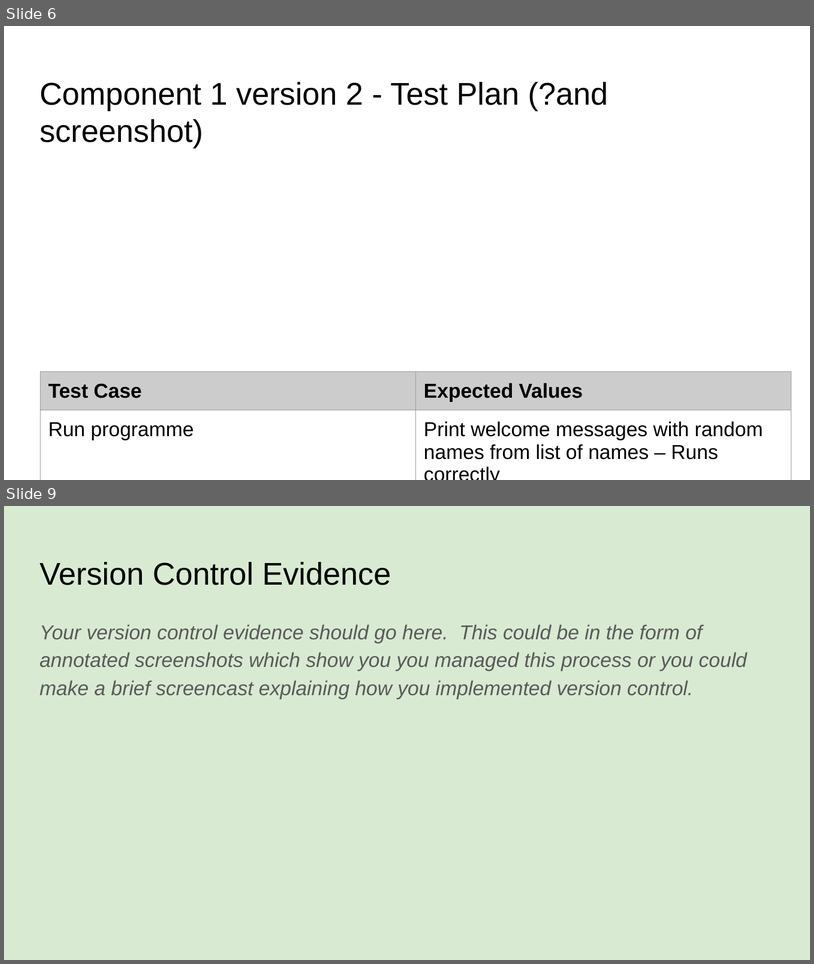
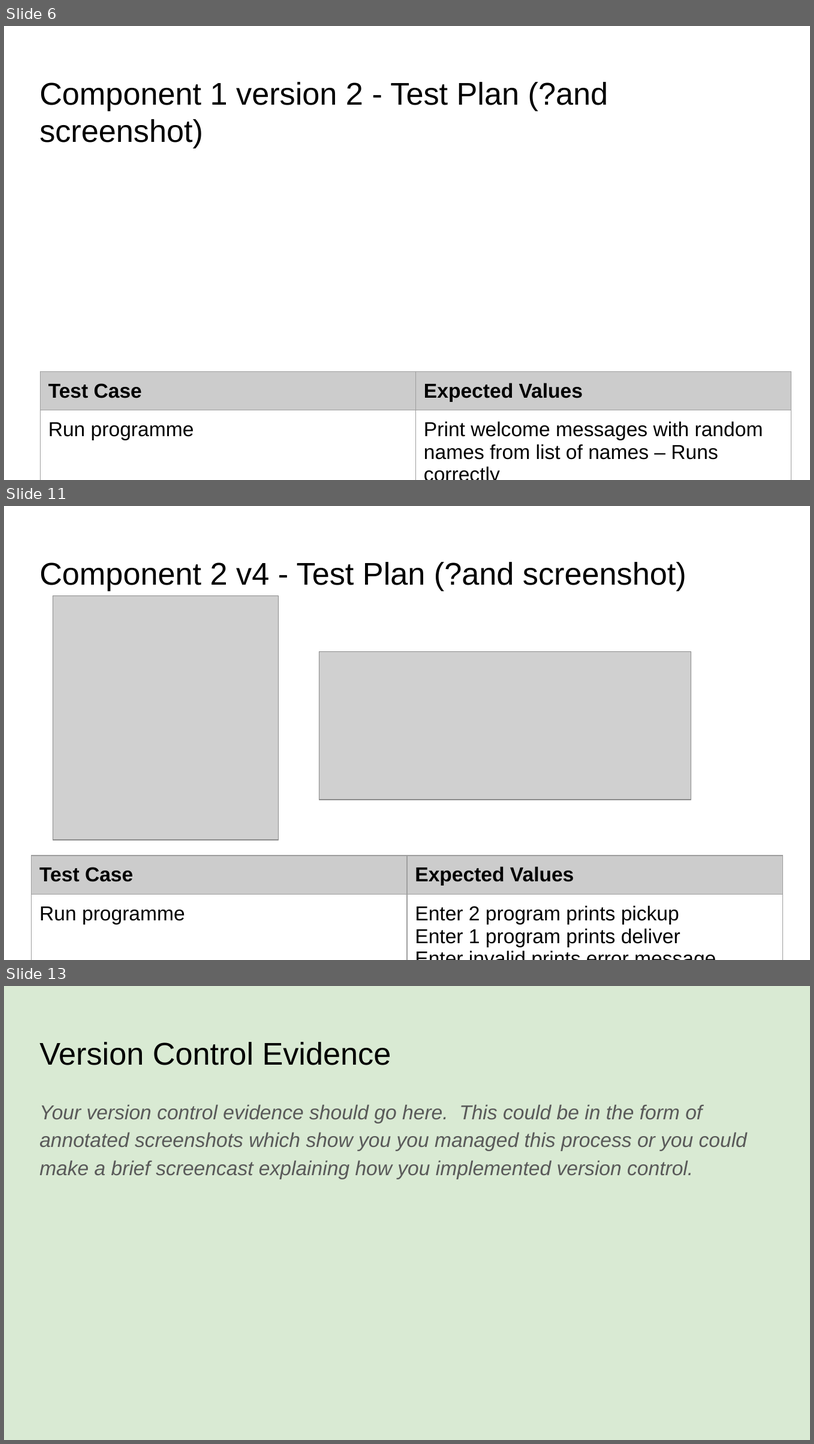
Before and after one commit to Joemamasahbsdh/pizza.bot, a slide deck: 022_91893+_+91897+Documentation.pptx. Shown one above the other, each under a label of ours: slides 6 and 9 before the commit, slides 6, 11 and 13 after it; the slides between them are not shown. The pictures are 814x964 and 814x1444 pixels, drawn with LibreOffice and Linux fonts; fonts in the diff are those of the drawing; grey boxes stand for pictures. Boxes give left, top, right and bottom in pixels: in the first picture for what was removed or moved away, otherwise in the second. Text is boxed around its words. In the diff, an @@ line names an element or a change of style, - is before the commit and + after.

Commit message:
Created pick up or delivery menu
Created different versions of menu refining it in version 4

```diff
--- a/022_91893+_+91897+Documentation.pptx
+++ b/022_91893+_+91897+Documentation.pptx
@@ slide 11 added at [4, 506, 810, 960], background #FFFFFF @@
@@ title added at [39, 562, 687, 591], 28 pt, text #000000 @@
+Component 2 v4 - Test Plan (?and screenshot)
@@ picture added at [53, 595, 279, 839] @@
@@ picture added at [320, 652, 691, 799] @@
@@ table added at [32, 855, 783, 960], 3 rows, 2 columns @@
+Test Case | Expected Values
+Run programme | Enter 2 program prints pickup / Enter 1 program prints deliver / Enter invalid prints error message. / Enter number other than 1 or 2 does not work
+ | 
@@ what was slide 9 is now slide 13 @@
```
Also in this commit, not shown: 2 slides changed, 3 other slides added, 1 other file.
